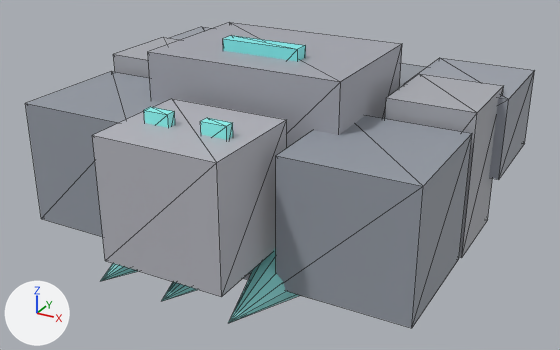
An edit to the glTF model golem.glb, drawn before and after from the same camera.
One viewpoint serves both versions: a 50 mm lens placed at (1.87, -4.33, 1.56), pointed at (0.07, -1.04, -0.08). Arrows for +X, +Y and +Z are at lower left; the lights stay in place. The picture after the commit comes second. Mesh edges are drawn as thin lines. Where no turn or scale is listed for an object, it has been applied to the vertices.

Objects in the first picture: 'backcrystal0.35', 'chest rune', 'eye-1', 'eye1', 'fist1', 'forearm-1', 'forearm1', 'head', 'shoulder-1', 'shoulder1', 'torso' and 4 more.
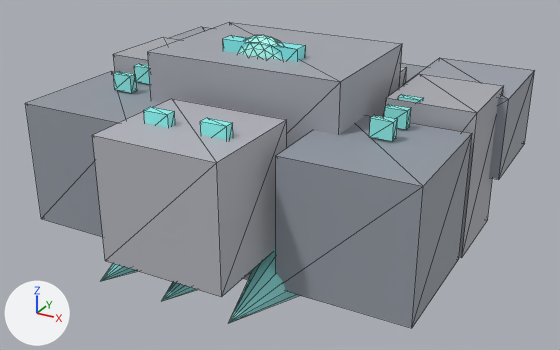
Changed parts and their boxes [x1, y1, x2, y2] in the pictures (560 x 350 px):
'v116_core', added (cyan)
    after: [239, 35, 283, 59]
'v116_rune_1_2', added (cyan)
    after: [369, 115, 397, 141]
'v116_rune_1_1', added (cyan)
    after: [384, 104, 411, 129]
'v116_rune_-1_2', added (cyan)
    after: [113, 71, 137, 93]
'v116_rune_-1_1', added
    after: [134, 64, 150, 84]
'v116_rune_1_0', added
    after: [398, 94, 423, 102]
'v116_knee_1', added (mostly hidden)
    after: [400, 67, 407, 86]

Edits to the bpy script that builds the scene:
```text
Add mat_defaultmaterial_024:
    mat_defaultmaterial_024 = bpy.data.materials.new('DefaultMaterial.024')
    mat_defaultmaterial_024.use_nodes = True; mat_defaultmaterial_024.node_tree.nodes.clear()
    _N = mat_defaultmaterial_024.node_tree.nodes; _L = mat_defaultmaterial_024.node_tree.links
    n0 = _N.new('ShaderNodeOutputMaterial'); n0.name = 'Material Output'
    n1 = _N.new('ShaderNodeBsdfPrincipled'); n1.name = 'Principled BSDF'
    n2 = _N.new('ShaderNodeVertexColor'); n2.name = 'Color Attribute'
    _L.new(n1.outputs[0], n0.inputs[0])  # 'BSDF' to 'Surface'
    _L.new(n2.outputs[0], n1.inputs[0])  # 'Color' to 'Base Color'
Add mat_defaultmaterial_023:
    mat_defaultmaterial_023 = bpy.data.materials.new('DefaultMaterial.023')
    mat_defaultmaterial_023.use_nodes = True; mat_defaultmaterial_023.node_tree.nodes.clear()
    _N = mat_defaultmaterial_023.node_tree.nodes; _L = mat_defaultmaterial_023.node_tree.links
    n0 = _N.new('ShaderNodeOutputMaterial'); n0.name = 'Material Output'
    n1 = _N.new('ShaderNodeBsdfPrincipled'); n1.name = 'Principled BSDF'
    n2 = _N.new('ShaderNodeVertexColor'); n2.name = 'Color Attribute'
    _L.new(n1.outputs[0], n0.inputs[0])  # 'BSDF' to 'Surface'
    _L.new(n2.outputs[0], n1.inputs[0])  # 'Color' to 'Base Color'
Add mat_defaultmaterial_022:
    mat_defaultmaterial_022 = bpy.data.materials.new('DefaultMaterial.022')
    mat_defaultmaterial_022.use_nodes = True; mat_defaultmaterial_022.node_tree.nodes.clear()
    _N = mat_defaultmaterial_022.node_tree.nodes; _L = mat_defaultmaterial_022.node_tree.links
    n0 = _N.new('ShaderNodeOutputMaterial'); n0.name = 'Material Output'
    n1 = _N.new('ShaderNodeBsdfPrincipled'); n1.name = 'Principled BSDF'
    n2 = _N.new('ShaderNodeVertexColor'); n2.name = 'Color Attribute'
    _L.new(n1.outputs[0], n0.inputs[0])  # 'BSDF' to 'Surface'
    _L.new(n2.outputs[0], n1.inputs[0])  # 'Color' to 'Base Color'
Add mat_defaultmaterial_021:
    mat_defaultmaterial_021 = bpy.data.materials.new('DefaultMaterial.021')
    mat_defaultmaterial_021.use_nodes = True; mat_defaultmaterial_021.node_tree.nodes.clear()
    _N = mat_defaultmaterial_021.node_tree.nodes; _L = mat_defaultmaterial_021.node_tree.links
    n0 = _N.new('ShaderNodeOutputMaterial'); n0.name = 'Material Output'
    n1 = _N.new('ShaderNodeBsdfPrincipled'); n1.name = 'Principled BSDF'
    n2 = _N.new('ShaderNodeVertexColor'); n2.name = 'Color Attribute'
    _L.new(n1.outputs[0], n0.inputs[0])  # 'BSDF' to 'Surface'
    _L.new(n2.outputs[0], n1.inputs[0])  # 'Color' to 'Base Color'
Add mat_defaultmaterial_020:
    mat_defaultmaterial_020 = bpy.data.materials.new('DefaultMaterial.020')
    mat_defaultmaterial_020.use_nodes = True; mat_defaultmaterial_020.node_tree.nodes.clear()
    _N = mat_defaultmaterial_020.node_tree.nodes; _L = mat_defaultmaterial_020.node_tree.links
    n0 = _N.new('ShaderNodeOutputMaterial'); n0.name = 'Material Output'
    n1 = _N.new('ShaderNodeBsdfPrincipled'); n1.name = 'Principled BSDF'
    n2 = _N.new('ShaderNodeVertexColor'); n2.name = 'Color Attribute'
    _L.new(n1.outputs[0], n0.inputs[0])  # 'BSDF' to 'Surface'
    _L.new(n2.outputs[0], n1.inputs[0])  # 'Color' to 'Base Color'
Add mat_defaultmaterial_018:
    mat_defaultmaterial_018 = bpy.data.materials.new('DefaultMaterial.018')
    mat_defaultmaterial_018.use_nodes = True; mat_defaultmaterial_018.node_tree.nodes.clear()
    _N = mat_defaultmaterial_018.node_tree.nodes; _L = mat_defaultmaterial_018.node_tree.links
    n0 = _N.new('ShaderNodeOutputMaterial'); n0.name = 'Material Output'
    n1 = _N.new('ShaderNodeBsdfPrincipled'); n1.name = 'Principled BSDF'
    n2 = _N.new('ShaderNodeVertexColor'); n2.name = 'Color Attribute'
    _L.new(n1.outputs[0], n0.inputs[0])  # 'BSDF' to 'Surface'
    _L.new(n2.outputs[0], n1.inputs[0])  # 'Color' to 'Base Color'
Add mat_defaultmaterial_017:
    mat_defaultmaterial_017 = bpy.data.materials.new('DefaultMaterial.017')
    mat_defaultmaterial_017.use_nodes = True; mat_defaultmaterial_017.node_tree.nodes.clear()
    _N = mat_defaultmaterial_017.node_tree.nodes; _L = mat_defaultmaterial_017.node_tree.links
    n0 = _N.new('ShaderNodeOutputMaterial'); n0.name = 'Material Output'
    n1 = _N.new('ShaderNodeBsdfPrincipled'); n1.name = 'Principled BSDF'
    n2 = _N.new('ShaderNodeVertexColor'); n2.name = 'Color Attribute'
    _L.new(n1.outputs[0], n0.inputs[0])  # 'BSDF' to 'Surface'
    _L.new(n2.outputs[0], n1.inputs[0])  # 'Color' to 'Base Color'
Add ob_v116_core:
    ob_v116_core = bpy.data.objects.new('v116_core', me_v116_core)  # an icosphere of 320 faces spanning x -0.19..0.19, y -1.16..-1.02, z 0.29..0.67
    ob_v116_core.location = (0.0, 0.0, 0.0)
Add ob_v116_knee_1:
    ob_v116_knee_1 = bpy.data.objects.new('v116_knee_1', me_v116_knee_1)  # a box spanning x 0.155..0.505, y -0.52..-0.42, z 0.19..0.41
    ob_v116_knee_1.location = (0.0, 0.0, 0.0)
Add ob_v116_rune_1_2:
    ob_v116_rune_1_2 = bpy.data.objects.new('v116_rune_1_2', me_v116_rune_1_2)  # a box spanning x 0.665..0.775, y -1.3125..-1.2675, z 0.335..0.425
    ob_v116_rune_1_2.location = (0.0, 0.0, 0.0)
Add ob_v116_rune_1_1:
    ob_v116_rune_1_1 = bpy.data.objects.new('v116_rune_1_1', me_v116_rune_1_1)  # a box spanning x 0.665..0.775, y -1.1425..-1.0975, z 0.335..0.425
    ob_v116_rune_1_1.location = (0.0, 0.0, 0.0)
Add ob_v116_rune_1_0:
    ob_v116_rune_1_0 = bpy.data.objects.new('v116_rune_1_0', me_v116_rune_1_0)  # a box spanning x 0.665..0.775, y -0.9725..-0.9275, z 0.335..0.425
    ob_v116_rune_1_0.location = (0.0, 0.0, 0.0)
Add ob_v116_rune__1_2:
    ob_v116_rune__1_2 = bpy.data.objects.new('v116_rune_-1_2', me_v116_rune__1_2)  # a box spanning x -0.775..-0.665, y -1.3125..-1.2675, z 0.335..0.425
    ob_v116_rune__1_2.location = (0.0, 0.0, 0.0)
Add ob_v116_rune__1_1:
    ob_v116_rune__1_1 = bpy.data.objects.new('v116_rune_-1_1', me_v116_rune__1_1)  # a box spanning x -0.775..-0.665, y -1.1425..-1.0975, z 0.335..0.425
    ob_v116_rune__1_1.location = (0.0, 0.0, 0.0)
```
